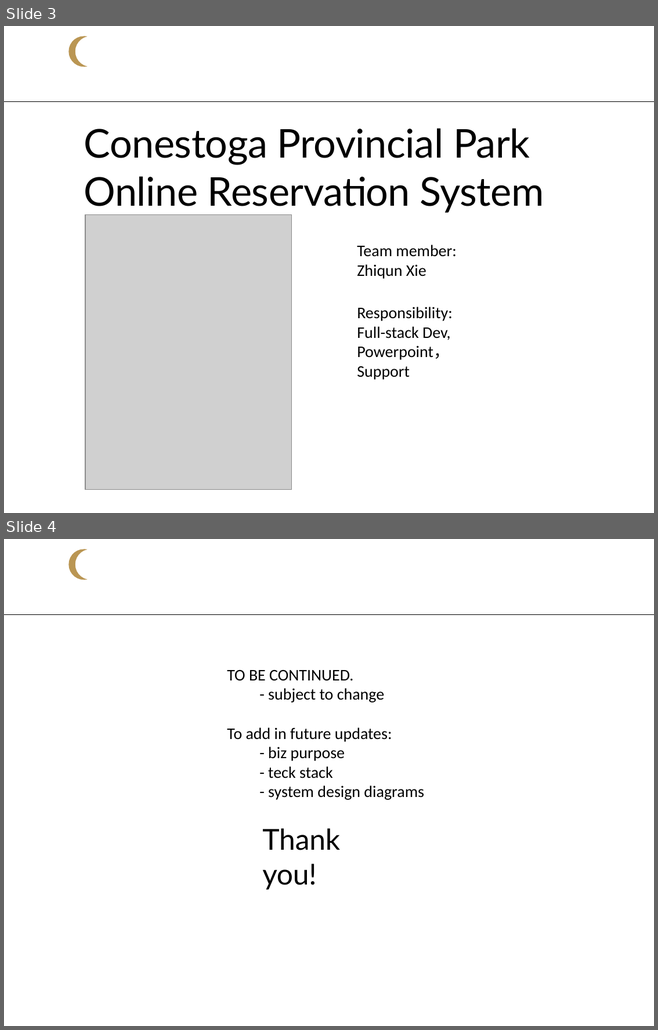
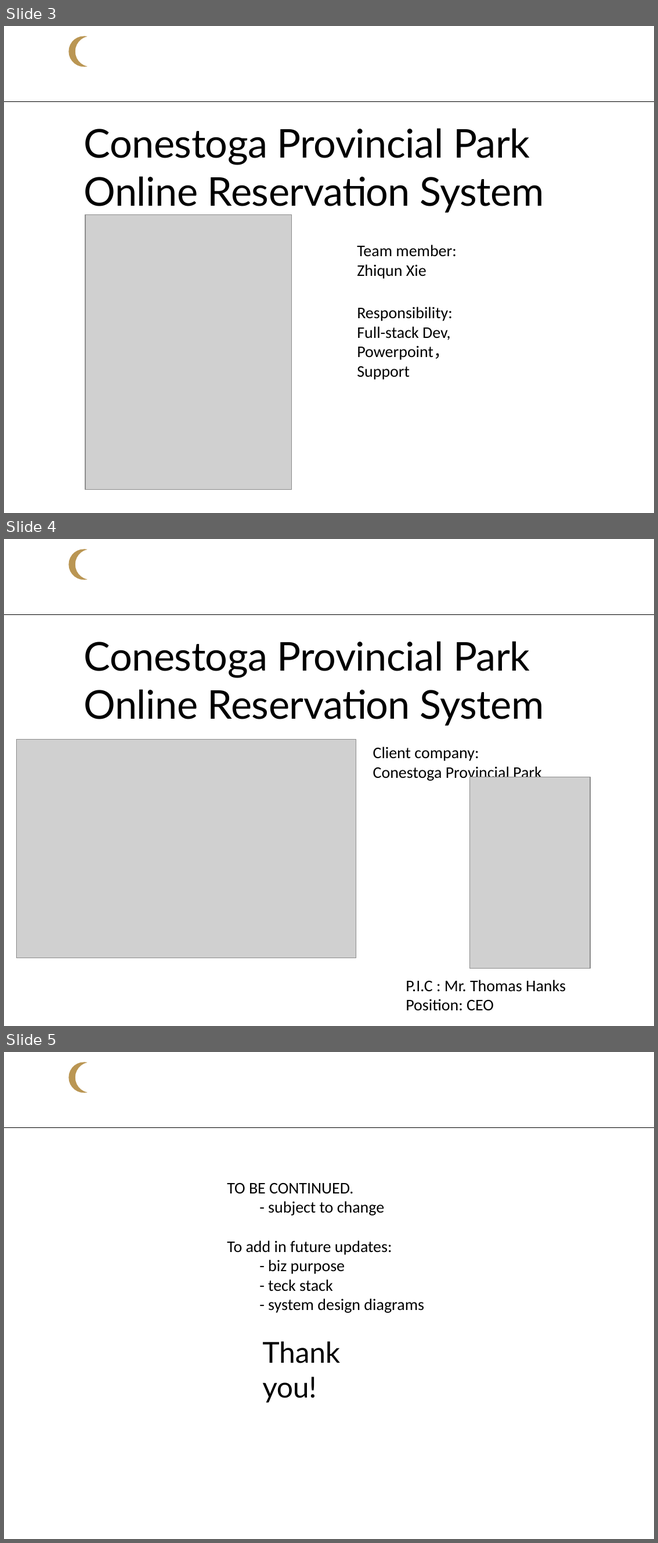
Before and after one commit to Smars-Bin-Hu/capstone-project-doc, a slide deck: week3-public-submission/Team 11_Draft PowerPoint Slides.pptx. Shown one above the other, each under a label of ours: slides 3 and 4 before the commit, slides 3, 4 and 5 after it. The pictures are 658x1030 and 658x1543 pixels, drawn with LibreOffice and Linux fonts; fonts in the diff are those of the drawing; grey boxes stand for pictures; background and template pictures are left out. Boxes give left, top, right and bottom in pixels: in the first picture for what was removed or moved away, otherwise in the second. Text is boxed around its words. In the diff, an @@ line names an element or a change of style, - is before the commit and + after.

Commit message:
-CLIENT COMPANY ADDED

```diff
--- a/week3-public-submission/Team 11_Draft PowerPoint Slides.pptx
+++ b/week3-public-submission/Team 11_Draft PowerPoint Slides.pptx
@@ slide 4 added at [4,539,654,1026], background #FFFFFF; not listed: 2 template elements that a slide beside it also shows @@
@@ title added at [84,641,544,726], 44 pt, text #000000 @@
+Conestoga Provincial Park
+Online Reservation System
@@ picture added at [16,739,355,958] @@
@@ text added at [373,747,542,782], 18 pt, text #000000 @@
+Client company:
+Conestoga Provincial Park
@@ picture added at [470,777,590,969] @@
@@ text added at [405,980,565,1011], 18 pt, text #000000 @@
+P.I.C : Mr. Thomas Hanks
+Position: CEO
@@ what was slide 4 is now slide 5 @@
```
